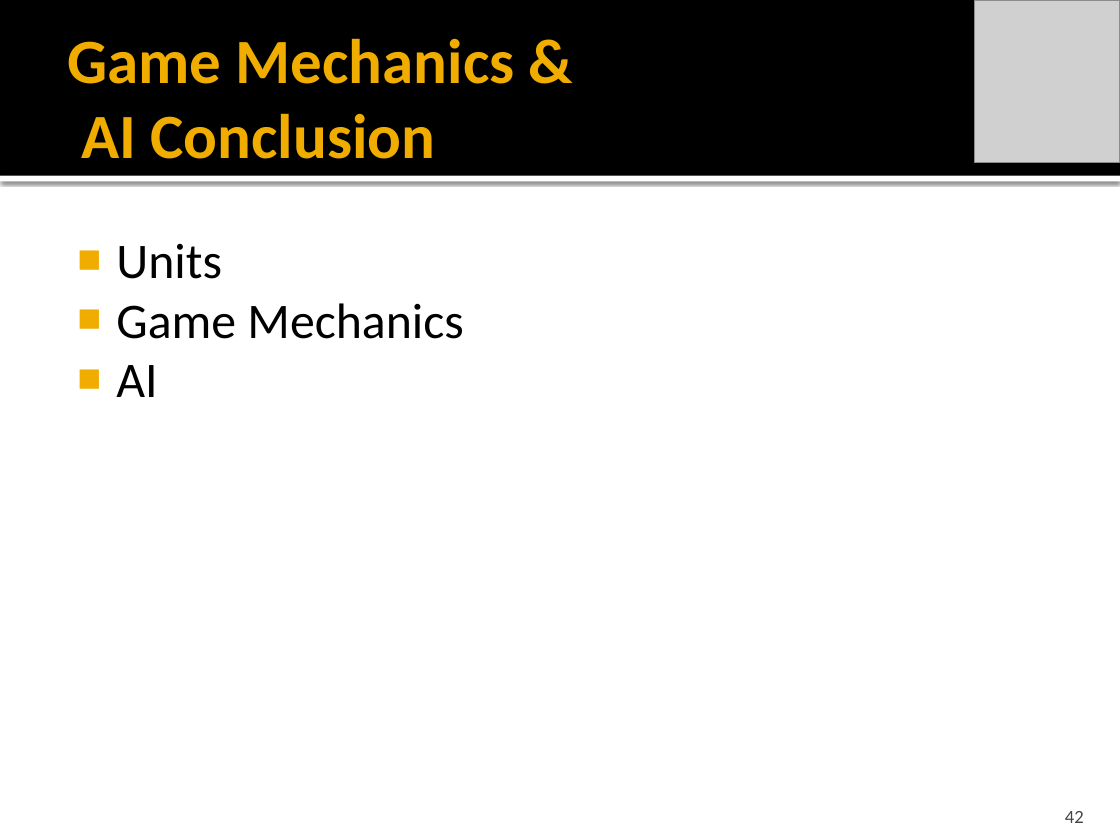
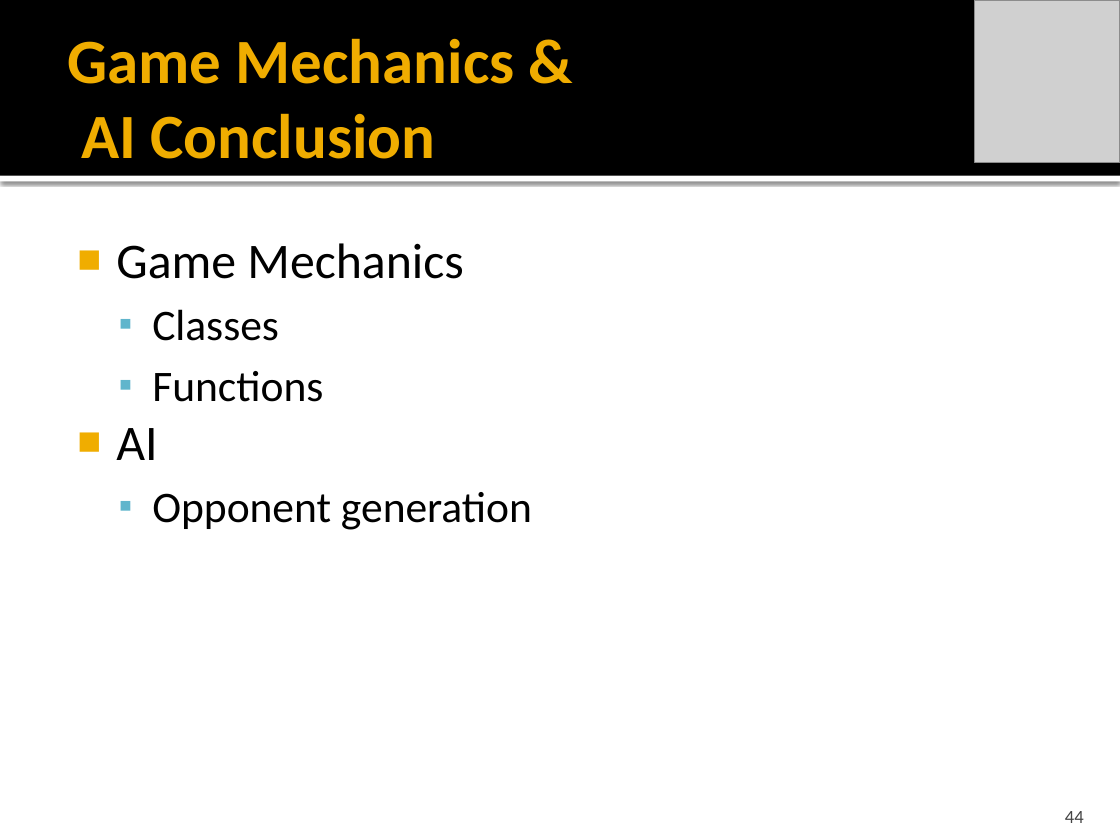
Before and after one commit to idxExtropy/duel-reality, a slide deck: slide 44 of Docs/DUEL REALITY .pptx (slide 42 before the commit). Drawn at 1120x840 pixels with LibreOffice and Linux fonts; fonts in the diff are those of the drawing; grey boxes stand for pictures. Boxes give left, top, right and bottom in pixels: in the first picture for what was removed or moved away, otherwise in the second. Text is boxed around its words. In the diff, an @@ line names an element or a change of style, - is before the commit and + after.

Commit message:
finished overview / game mechanics

```diff
--- a/Docs/DUEL REALITY .pptx
+++ b/Docs/DUEL REALITY .pptx
@@ text at bbox=[116, 243, 222, 279]: paragraph removed @@
-■ Units
@@ text at bbox=[152, 309, 323, 402]: paragraphs added @@
+  ▪ Classes
+  ▪ Functions
@@ text at bbox=[152, 492, 532, 530]: paragraph added @@
+  ▪ Opponent generation
@@ page number at bbox=[1065, 811, 1084, 823]: text changed @@
-42
+44
```
Also in this commit, not shown: 8 other slides changed, 2 slides added, 1 slide removed.
